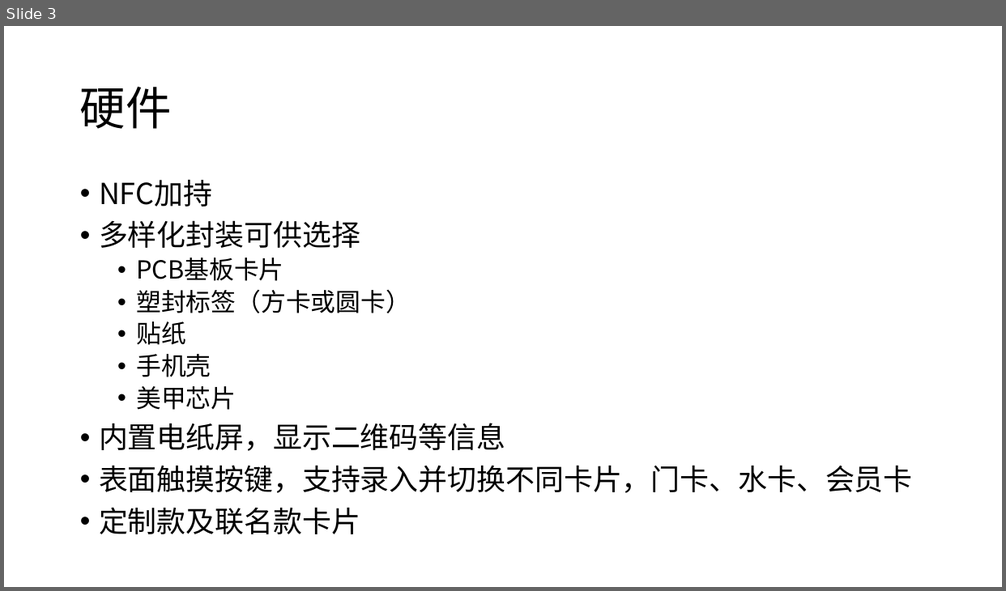
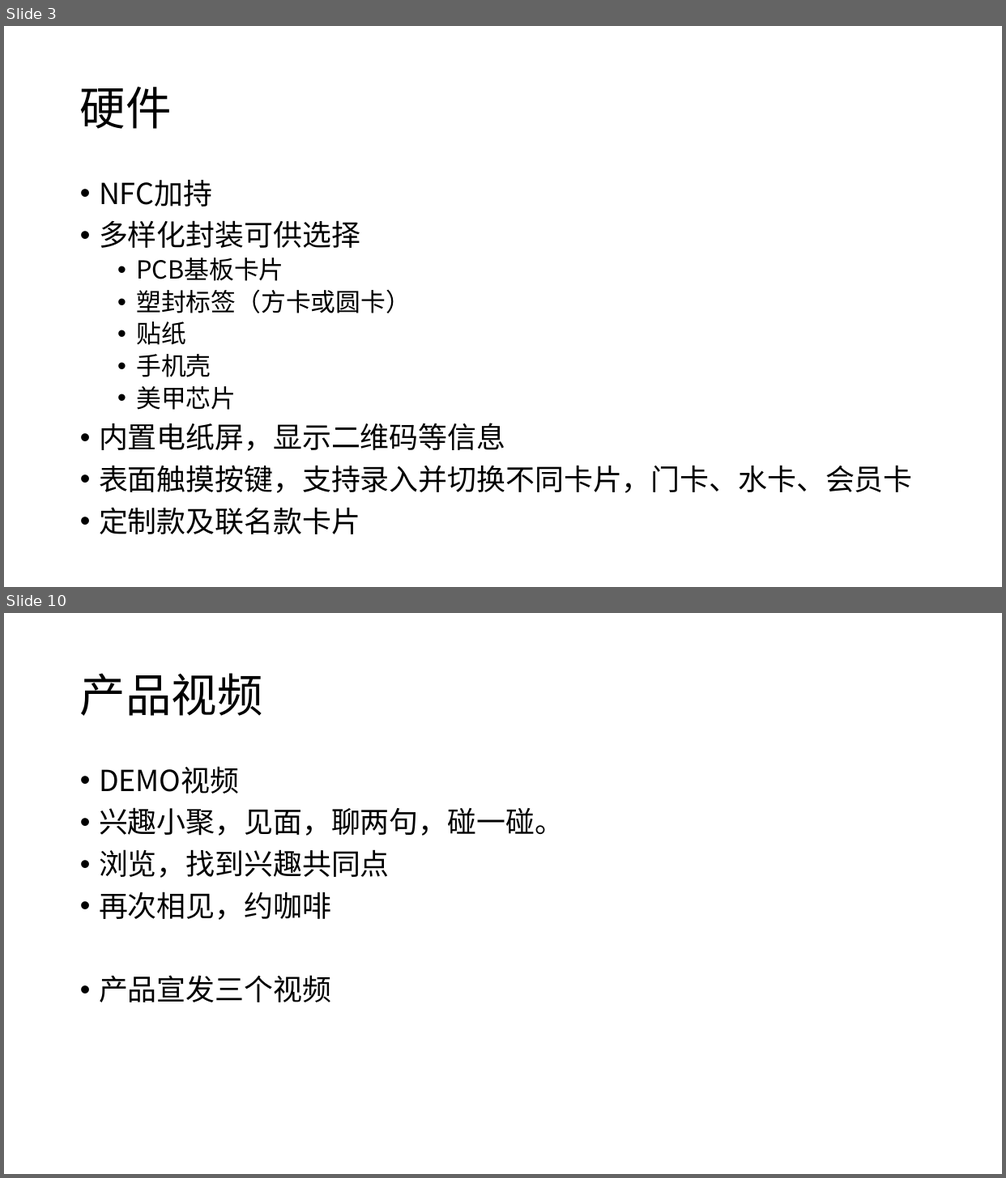
Before and after one commit to TingliangZhang/girlsday2021, a slide deck: LaunchEvent/2021FutureInteractionSpacialEvent.pptx. Shown one above the other, each under a label of ours: slide 3 before the commit, slides 3 and 10 after it; the slides between them are not shown. The pictures are 1006x591 and 1006x1178 pixels, drawn with LibreOffice and Linux fonts; fonts in the diff are those of the drawing. Boxes give left, top, right and bottom in pixels: in the first picture for what was removed or moved away, otherwise in the second. Text is boxed around its words. In the diff, an @@ line names an element or a change of style, - is before the commit and + after.

```diff
--- a/LaunchEvent/2021FutureInteractionSpacialEvent.pptx
+++ b/LaunchEvent/2021FutureInteractionSpacialEvent.pptx
@@ slide 10 added at (4,613,1002,1174), background #FFFFFF @@
@@ title added at (80,673,263,716), 44 pt, text #000000 @@
+产品视频
@@ text added at (99,766,564,1003), 28 pt, text #000000 @@
+• DEMO视频
+• 兴趣小聚，见面，聊两句，碰一碰。
+• 浏览，找到兴趣共同点
+• 再次相见，约咖啡
+• 产品宣发三个视频
```
Also in this commit, not shown: 4 slides changed, 2 other slides added, 3 slides removed.
